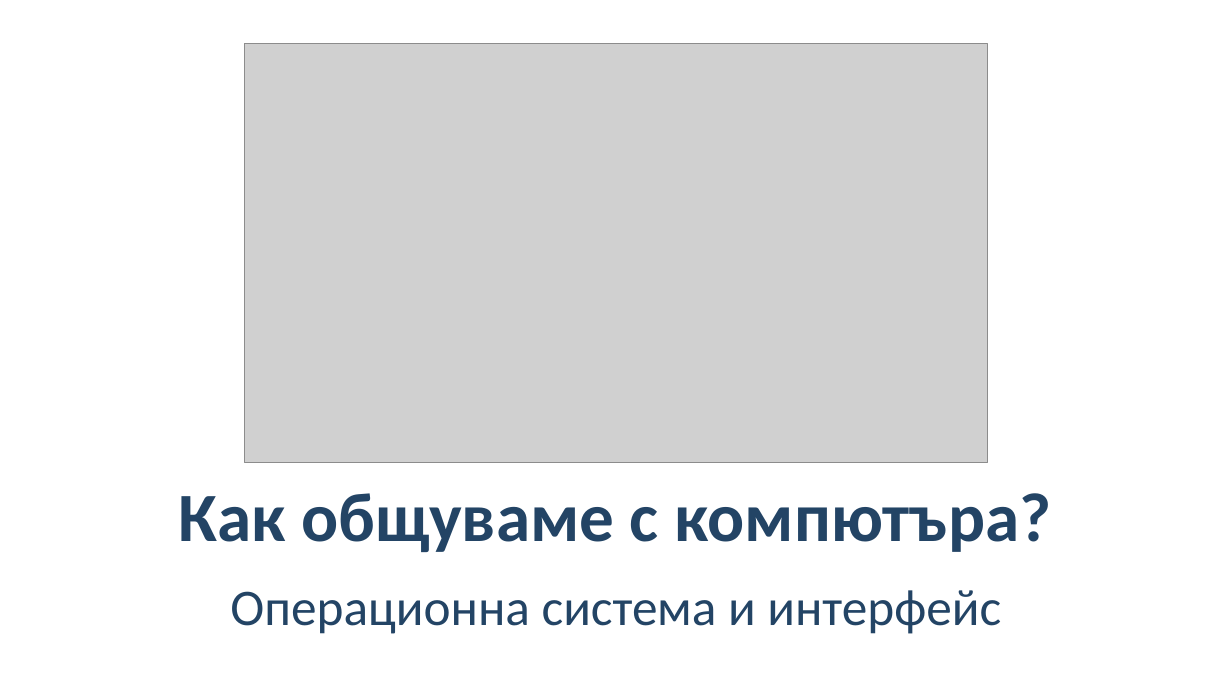
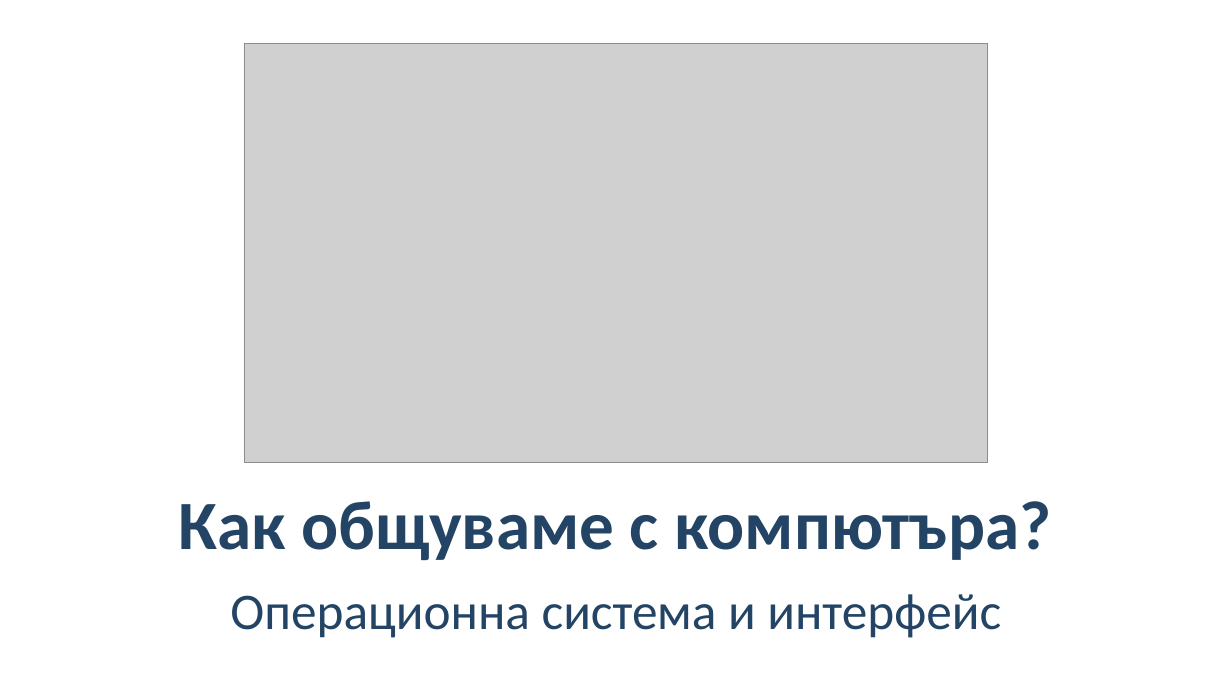
Before and after one commit to BG-IT-Edu/School-Programming, a slide deck: slide 3 of Courses/Computer-Modeling-and-IT/Computer-Modeling-and-IT-5-Class/02-User-Interface/02-User-Interface.pptx. Drawn at 1232x693 pixels with LibreOffice and Linux fonts; fonts in the diff are those of the drawing; grey boxes stand for pictures. Boxes give left, top, right and bottom in pixels: in the first picture for what was removed or moved away, otherwise in the second. Text is boxed around its words. In the diff, an @@ line names an element or a change of style, - is before the commit and + after.

```diff
--- a/Courses/Computer-Modeling-and-IT/Computer-Modeling-and-IT-5-Class/02-User-Interface/02-User-Interface.pptx
+++ b/Courses/Computer-Modeling-and-IT/Computer-Modeling-and-IT-5-Class/02-User-Interface/02-User-Interface.pptx
@@ title "Как общуваме с компютъра?": place and size @@
-title "Как общуваме с компютъра?" at box(179, 493, 1051, 552)
+title "Как общуваме с компютъра?" at box(179, 501, 1051, 560)
@@ subtitle "Операционна система и интерфейс": place and size @@
-subtitle "Операционна система и интерфейс" at box(230, 590, 1001, 634)
+subtitle "Операционна система и интерфейс" at box(230, 594, 1001, 638)
```
Also in this commit, not shown: 11 other slides changed, 13 other files.
